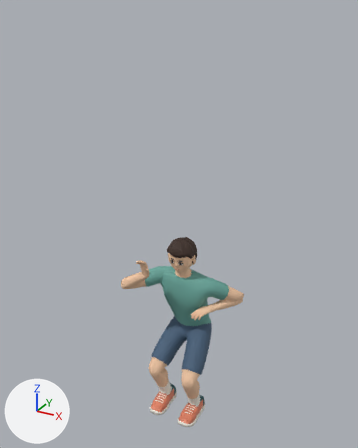
An edit to the glTF model 籃球遊戲/public/models/athlete_game.glb, drawn before and after from the same camera.
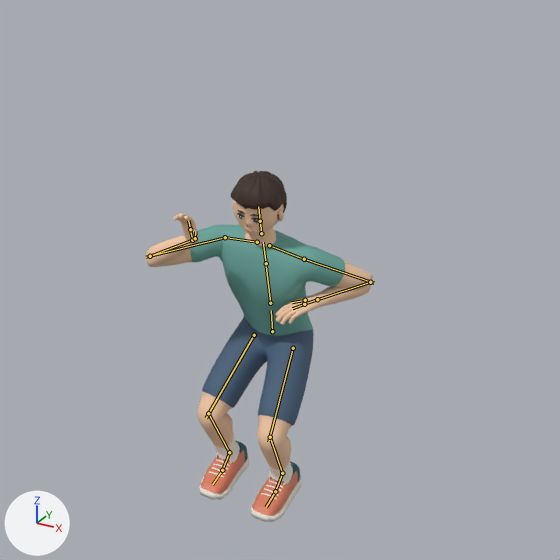
There are two pictures of each version: one whole from a 50 mm lens placed at (1.51, -2.92, 3.0), pointed at (0.0, -0.18, 1.64), one close up on the part from 12% to 96% of the width and 32% to 100% of the height. The axes (+X, +Y, +Z) are drawn at lower left. The lights are the same throughout. The older version's two pictures come first. Both versions are drawn at frame 23 of the action 'Layup'; the numbers are the values there. The bones that bend it are drawn over the model as lines in the close-ups.

Objects in the first close-up: 'Athlete'.
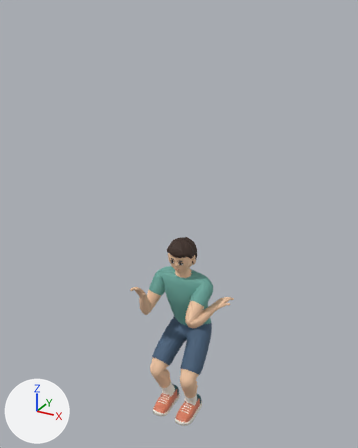
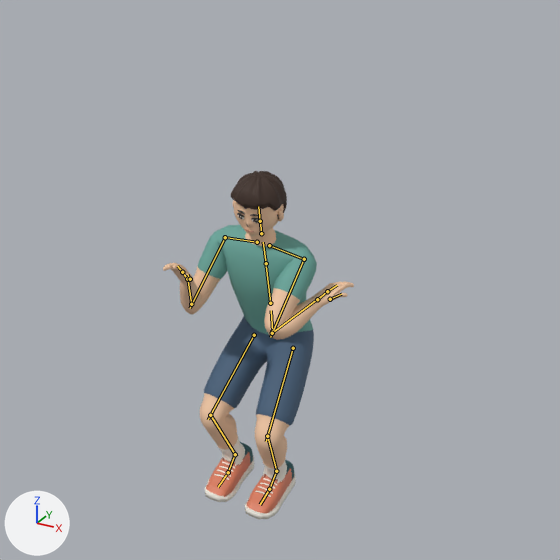
Boxes (x1, y1, x2, y2) around the edits, measured in the close-ups (560 x 560 px):
'Athlete', posed (16% narrower)
    before: (146, 171, 373, 522)
    after: (163, 171, 354, 519)
bone 'upper_arm.L', root to tip
    before: (304, 259) to (374, 283)
    after: (304, 259) to (270, 337)
bone 'forearm.L', root to tip
    before: (370, 282) to (314, 300)
    after: (272, 333) to (319, 297)
bone 'upper_arm.R', root to tip
    before: (225, 237) to (146, 257)
    after: (225, 237) to (190, 308)
bone 'forearm.R', root to tip
    before: (150, 256) to (195, 239)
    after: (191, 304) to (187, 277)
bone 'hand.R', root to tip
    before: (192, 240) to (190, 230)
    after: (187, 279) to (182, 272)
bone 'thigh.L', root to tip
    before: (293, 348) to (268, 442)
    after: (293, 348) to (266, 441)
bone 'shin.L', root to tip
    before: (270, 437) to (283, 475)
    after: (267, 436) to (277, 472)
bone 'foot.L', root to tip
    before: (282, 473) to (275, 492)
    after: (276, 471) to (269, 490)
bone 'thigh.R', root to tip
    before: (254, 335) to (206, 418)
    after: (254, 335) to (208, 419)
bone 'shin.R', root to tip
    before: (208, 413) to (230, 454)
    after: (210, 415) to (236, 456)
bone 'foot.R', root to tip
    before: (229, 452) to (222, 471)
    after: (235, 454) to (227, 473)

The change in detail:
Bone 'upper_arm.L' (bone_upper_arm_l) turns from (-35, -2, 34) to (-39, -39, -69) degrees about its own x, y and z.
Bone 'forearm.L' (bone_forearm_l) turns from (-28, 7, -160) to (-16, -65, 167) degrees about its own x, y and z.
Bone 'upper_arm.R' (bone_upper_arm_r) turns from (-1, 14, 44) to (-58, 30, 32) degrees about its own x, y and z.
Bone 'forearm.R' (bone_forearm_r) turns from (150, -41, -22) to (152, -56, -35) degrees about its own x, y and z.
Bone 'hand.R' (bone_hand_r) turns from (-51, 16, -51) to (-13, 27, -17) degrees about its own x, y and z.
Bone 'thigh.L' (bone_thigh_l) turns from (-59, -5, -8) to (-59, -4, -6) degrees about its own x, y and z.
Bone 'shin.L' (bone_shin_l) turns from (73, -6, 8) to (73, -8, 7) degrees about its own x, y and z.
Bone 'foot.L' (bone_foot_l) turns from (-22, 2, -2) to (-22, 4, -4) degrees about its own x, y and z.
Bone 'thigh.R' (bone_thigh_r) turns from (-59, 5, 8) to (-59, 4, 6) degrees about its own x, y and z.
Bone 'shin.R' (bone_shin_r) turns from (73, 6, -8) to (73, 8, -7) degrees about its own x, y and z.
Bone 'foot.R' (bone_foot_r) turns from (-22, -2, 2) to (-22, -4, 4) degrees about its own x, y and z.
